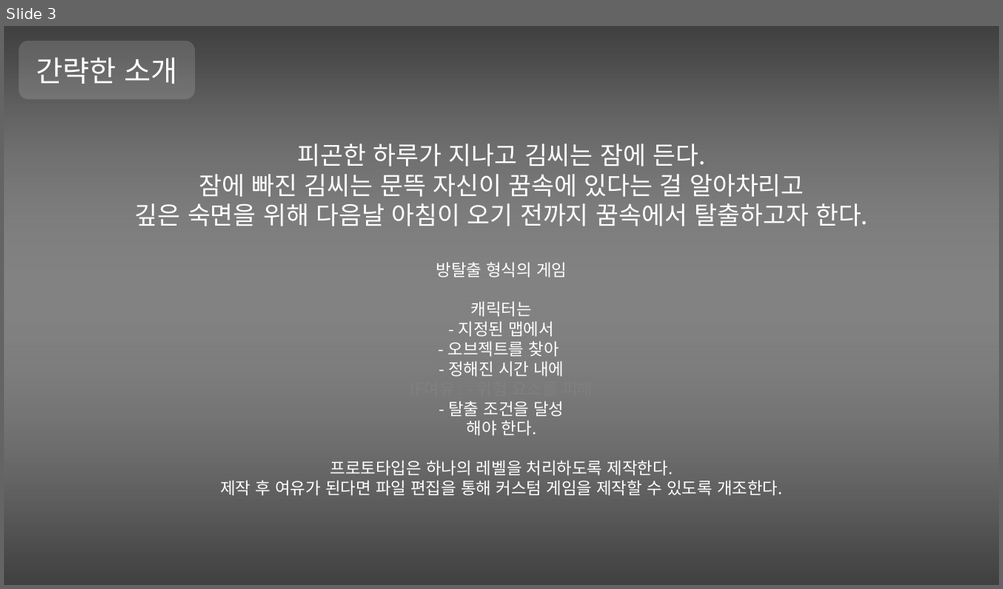
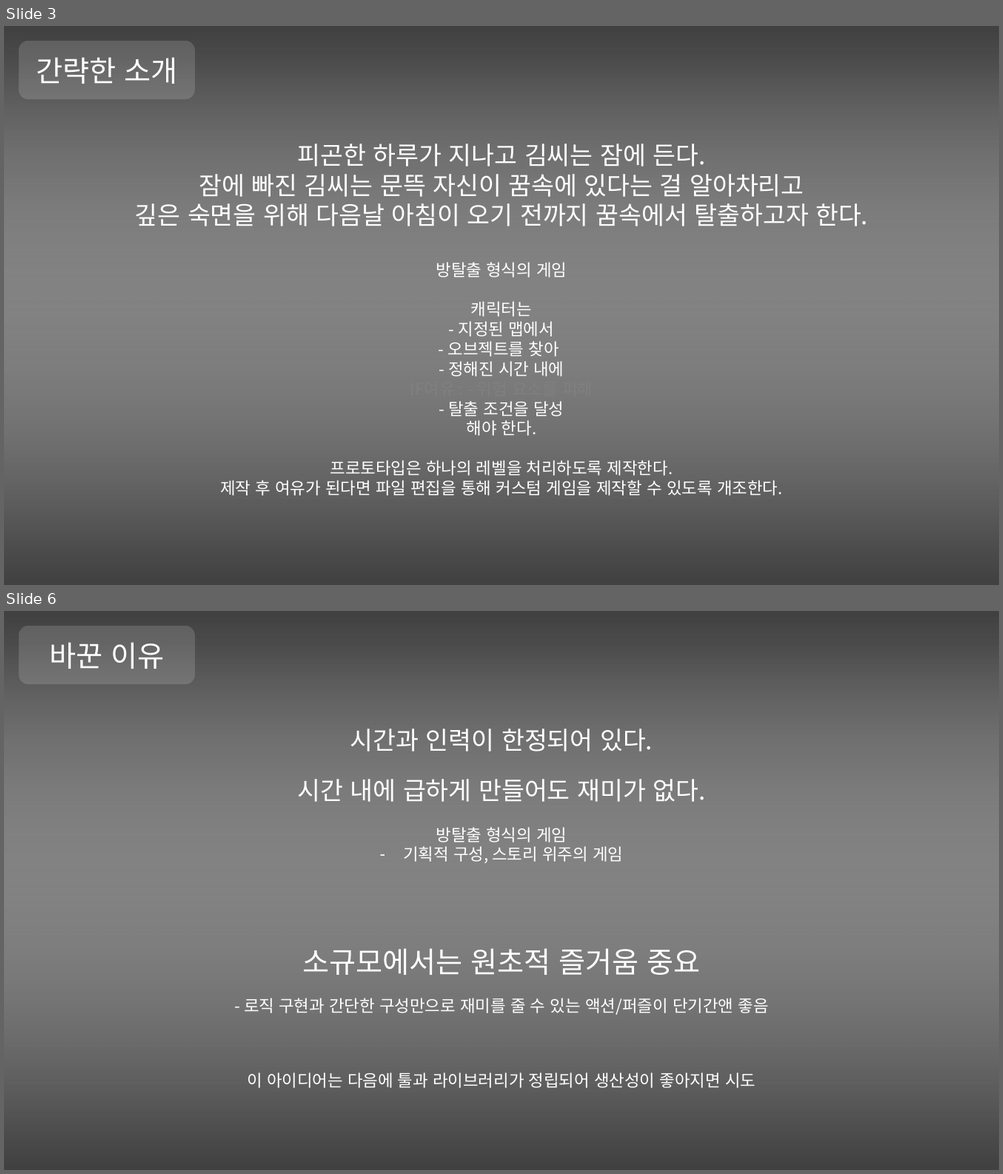
Before and after one commit to Niiok/inha_2021, a slide deck: May7ppt.pptm. Shown one above the other, each under a label of ours: slide 3 before the commit, slides 3 and 6 after it; the slides between them are not shown. The pictures are 1003x589 and 1003x1174 pixels, drawn with LibreOffice and Linux fonts; fonts in the diff are those of the drawing. Boxes give left, top, right and bottom in pixels: in the first picture for what was removed or moved away, otherwise in the second. Text is boxed around its words. In the diff, an @@ line names an element or a change of style, - is before the commit and + after.

```diff
--- a/May7ppt.pptm
+++ b/May7ppt.pptm
@@ slide 6 added at [4, 611, 999, 1170], background #808080 @@
@@ rectangle added at [4, 611, 999, 1140], fill gradient #000000 to #FFFFFF @@
@@ rounded rectangle added at [19, 626, 195, 685], fill #FFFFFF at 15% opacity, 28 pt, text #FFFFFF @@
+바꾼 이유
@@ rectangle added at [4, 641, 999, 1170], fill gradient #000000 to #FFFFFF @@
@@ text added at [244, 729, 768, 1088], 16 pt, text #FFFFFF @@
+시간과 인력이 한정되어 있다.
+시간 내에 급하게 만들어도 재미가 없다.
+방탈출 형식의 게임
+– 기획적 구성, 스토리 위주의 게임
+소규모에서는 원초적 즐거움 중요
+- 로직 구현과 간단한 구성만으로 재미를 줄 수 있는 액션/퍼즐이 단기간앤 좋음
+이 아이디어는 다음에 툴과 라이브러리가 정립되어 생산성이 좋아지면 시도
```
Also in this commit, not shown: 16 slides changed, 9 other slides added, 3 other files.
